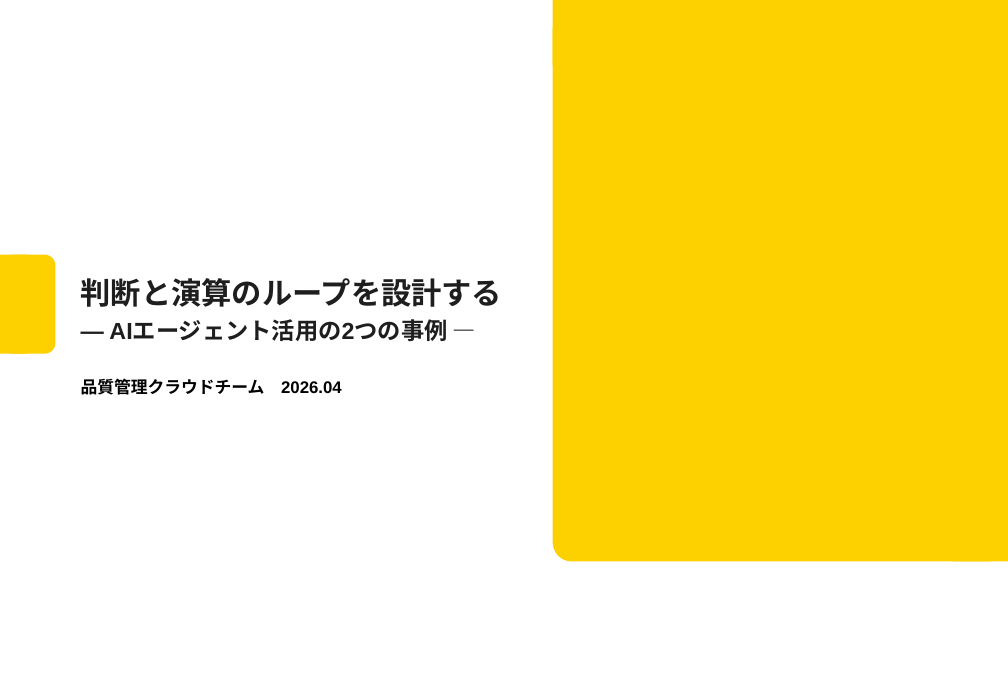
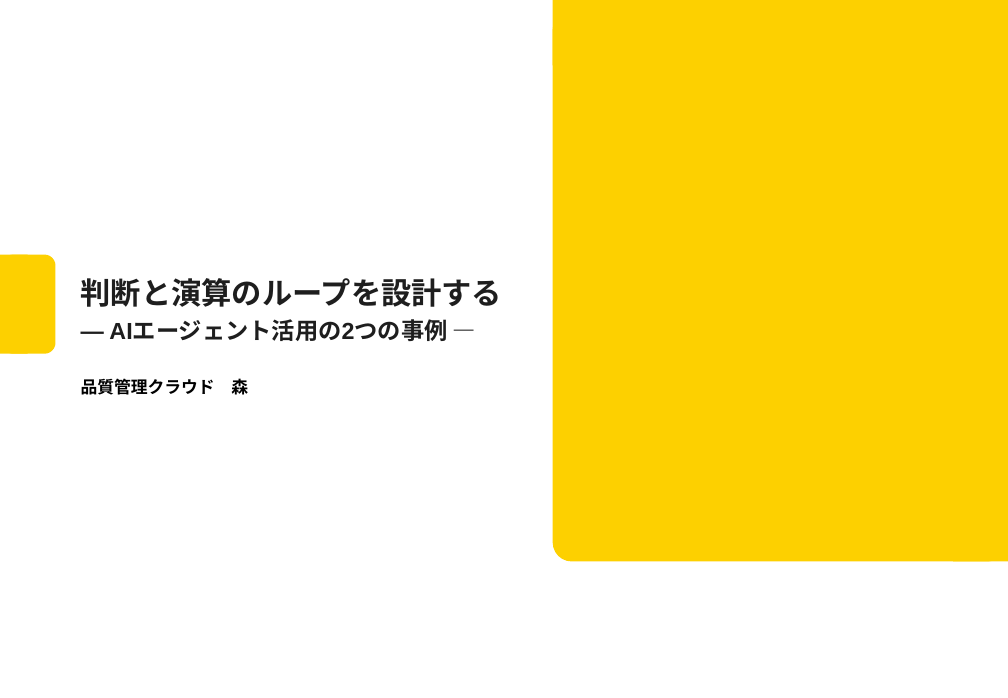
Before and after one commit to Mori-Taiki/Presentation, a slide deck: slide 1 of TechMeeting202604/techmeeting20260406.pptx. Drawn at 1008x698 pixels with LibreOffice and Linux fonts; fonts in the diff are those of the drawing; background and template pictures are left out. Boxes give left, top, right and bottom in pixels: in the first picture for what was removed or moved away, otherwise in the second. Text is boxed around its words. In the diff, an @@ line names an element or a change of style, - is before the commit and + after.

```diff
--- a/TechMeeting202604/techmeeting20260406.pptx
+++ b/TechMeeting202604/techmeeting20260406.pptx
@@ subtitle at (81, 378, 248, 395): text changed @@
-品質管理クラウドチーム 2026.04
+品質管理クラウド 森
```
Also in this commit, not shown: 21 other slides changed, 3 slides added, 1 slide removed.
